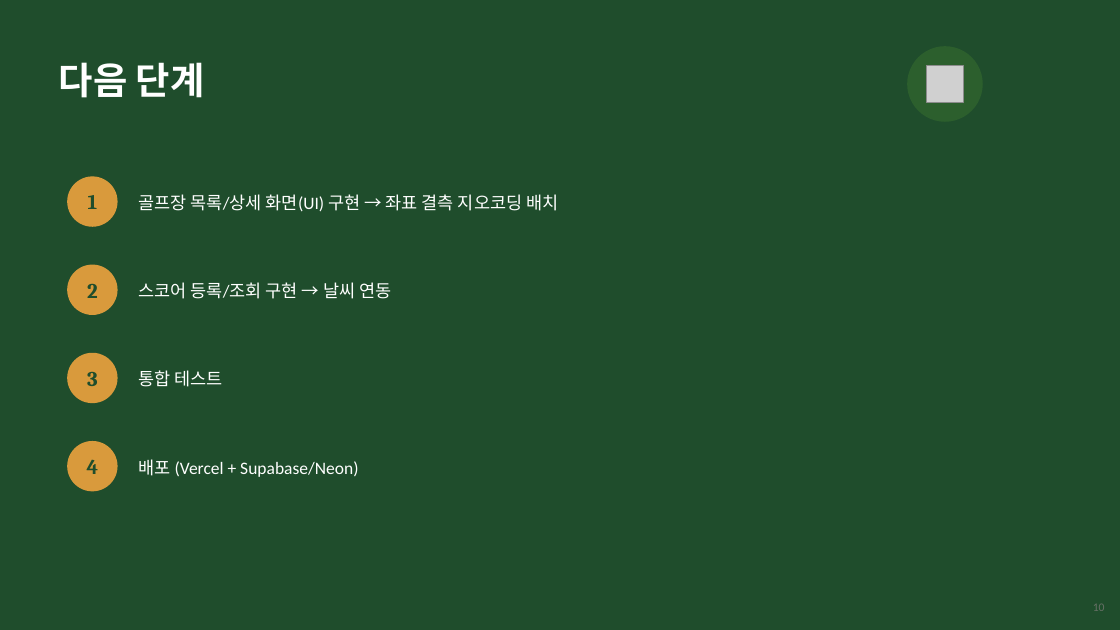
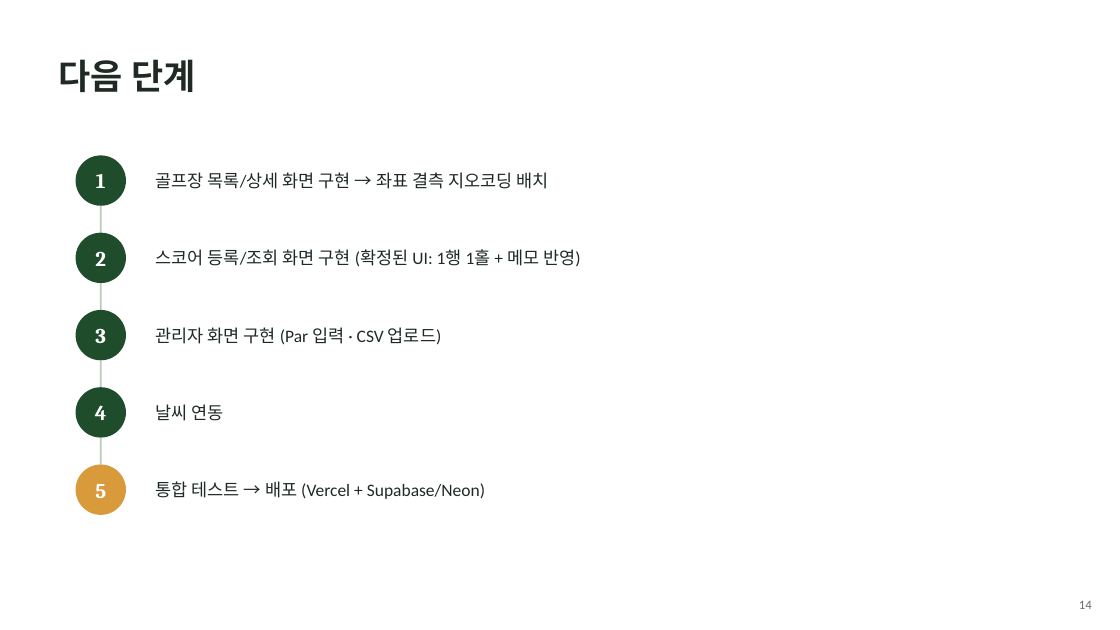
Before and after one commit to haekongpapa/scorecaddie, a slide deck: slide 14 of doc/ScoreCaddie_분석설계_요약.pptx (slide 10 before the commit). Drawn at 1120x630 pixels with LibreOffice and Linux fonts; fonts in the diff are those of the drawing; grey boxes stand for pictures. Boxes give left, top, right and bottom in pixels: in the first picture for what was removed or moved away, otherwise in the second. Text is boxed around its words. In the diff, an @@ line names an element or a change of style, - is before the commit and + after.

Commit message:
스코어 등록/조회/상세 화면 고도화 및 설계문서 동기화
- DB 스키마: GolfCourseHole, Role, 스코어카드 상세 필드(teeShotResult 등),
  GolfCourseLoop, User.thirdPartyConsent 마이그레이션 반영
- 목업 14개 화면 추가/개편 (doc/mockups/):
  - 07 스코어 등록 2-Step(코스 선택 → 스코어카드 입력, GolfCourseLoop 연동)
  - 08 스코어 조회 조건 개편(기간/골프장/사용자 범위, 동의 게이팅)
  - 09 라운드 상세 홀별 스코어 매트릭스(티샷결과/GIR/스크램블링/샌드세이브)
  - 11~14 관리자 화면(골프장/Par/CSV 업로드/회원 관리)
  - 화면 간 파라미터 연계(04/05/06/08/09 → 07, 08 → 09) 정리
  - 03 회원가입/10 마이페이지 제3자 정보제공 동의 UI
- doc/pages.md: 화면별 설계 문서 신규 작성 및 갱신
- doc/ScoreCaddie_분석설계_요약.pptx: PK/FK 명기, GolfCourseLoop/신규 화면/
  기능 요약 반영
- memory.md: 작업 이력 기록

```diff
--- a/doc/ScoreCaddie_분석설계_요약.pptx
+++ b/doc/ScoreCaddie_분석설계_요약.pptx
@@ background #1F4D2C to #FFFFFF @@
@@ text "다음 단계" at (59, 59, 195, 92): size 32 to 30 pt, text colour #FFFFFF to #1F2A24 @@
@@ ellipse removed at (907, 46, 983, 122) @@
@@ picture removed at (927, 66, 963, 102) @@
@@ text "1": place and size @@
-text "1" at (88, 195, 98, 209)
+text "1" at (96, 174, 106, 188)
@@ ellipse: place and size @@
-ellipse at (67, 176, 118, 227)
+ellipse at (76, 155, 126, 206)
@@ text at (155, 172, 549, 189): text changed; text colour #FFFFFF to #1F2A24 @@
-골프장 목록/상세 화면(UI) 구현 → 좌표 결측 지오코딩 배치
+골프장 목록/상세 화면 구현 → 좌표 결측 지오코딩 배치
@@ line added from (101, 233) to (101, 206), #B9CBB9 1.5 pt @@
@@ text "2": place and size @@
-text "2" at (87, 284, 98, 298)
+text "2" at (95, 251, 106, 266)
@@ ellipse: place and size @@
-ellipse at (67, 265, 118, 315)
+ellipse at (76, 233, 126, 283)
@@ text at (155, 249, 581, 267): text changed; text colour #FFFFFF to #1F2A24 @@
-스코어 등록/조회 구현 → 날씨 연동
+스코어 등록/조회 화면 구현 (확정된 UI: 1행 1홀 + 메모 반영)
@@ line added from (101, 310) to (101, 283), #B9CBB9 1.5 pt @@
@@ text "3": place and size @@
-text "3" at (87, 372, 98, 386)
+text "3" at (95, 328, 106, 343)
@@ ellipse added at (76, 310, 126, 360), fill #1F4D2C @@
@@ text added at (155, 327, 442, 345), 15 pt, text #1F2A24 @@
+관리자 화면 구현 (Par 입력 · CSV 업로드)
@@ text colour #1F4D2C to #FFFFFF in 4 elements at (96, 174, 106, 188), (95, 251, 106, 266), (95, 328, 106, 343), (95, 405, 107, 420) @@
@@ text "4": place and size @@
-text "4" at (87, 459, 99, 474)
+text "4" at (95, 405, 107, 420)
@@ fill #D99A3C to #1F4D2C in 3 elements at (76, 155, 126, 206), (76, 233, 126, 283), (76, 387, 126, 438) @@
@@ ellipse: place and size @@
-ellipse at (67, 353, 118, 403)
+ellipse at (76, 387, 126, 438)
@@ line added from (101, 387) to (101, 360), #B9CBB9 1.5 pt @@
@@ text removed at (139, 370, 223, 387) @@
-통합 테스트
@@ text added at (155, 404, 223, 421), 15 pt, text #1F2A24 @@
+날씨 연동
@@ line added from (101, 465) to (101, 438), #B9CBB9 1.5 pt @@
@@ ellipse: place and size @@
-ellipse at (67, 441, 118, 492)
+ellipse at (76, 465, 126, 515)
@@ text added at (95, 484, 106, 498), 18 pt, text #FFFFFF, bold @@
+5
@@ text at (155, 481, 485, 499): text changed; text colour #FFFFFF to #1F2A24 @@
-배포 (Vercel + Supabase/Neon)
+통합 테스트 → 배포 (Vercel + Supabase/Neon)
@@ text added at (1079, 601, 1092, 609), 11 pt, text #667066 @@
+14
@@ text removed at (1093, 604, 1105, 611) @@
-10
```
Also in this commit, not shown: 10 other slides changed, 5 slides added, 1 slide removed, 37 other files.
